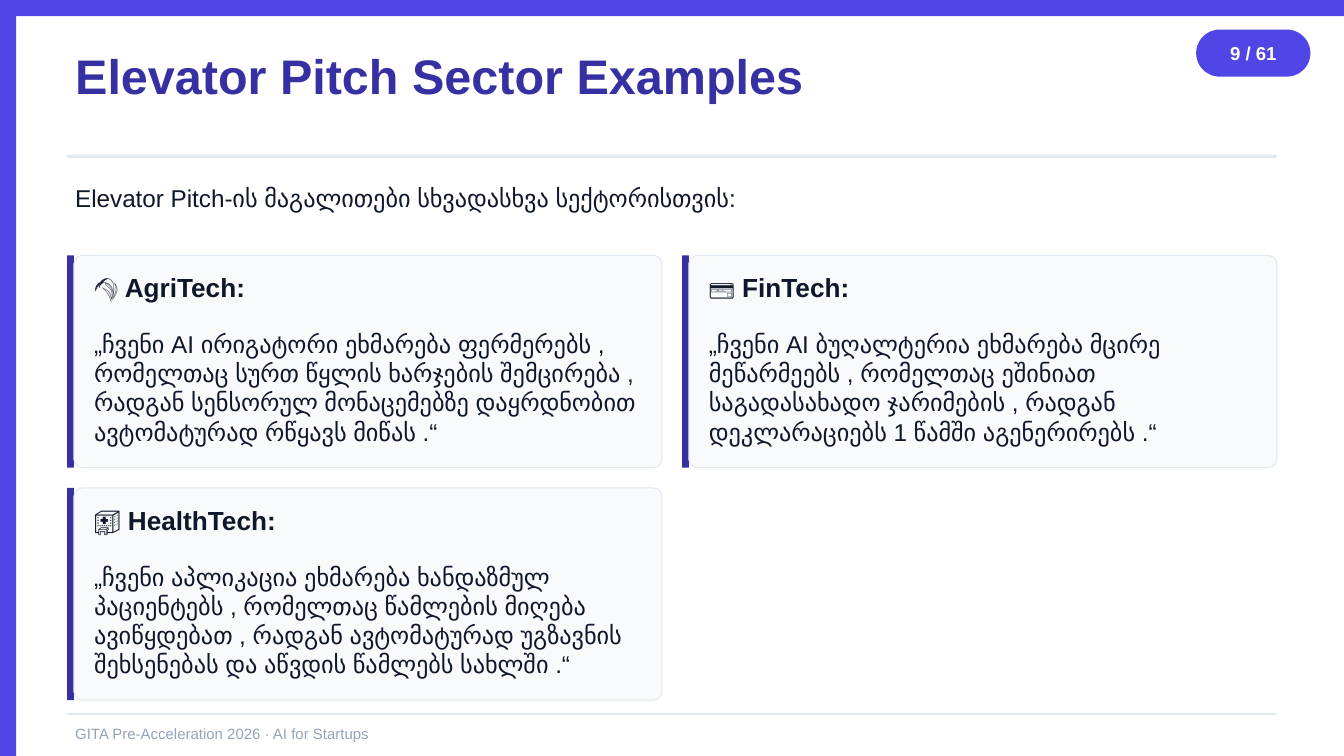
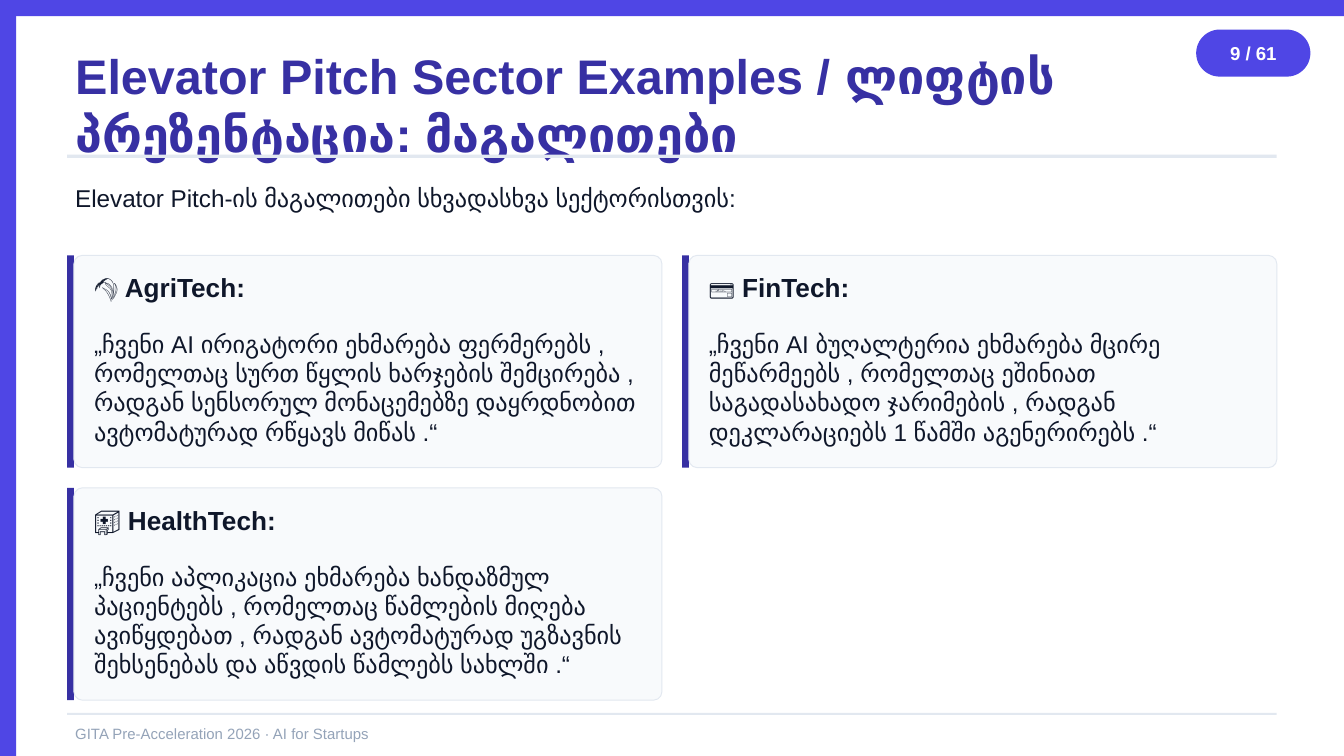
Before and after one commit to basilaia123/ai2026, a slide deck: slide 9 of GITA/Pre-Acceleration/2026-5h-AI-for-Startups/day1-slides.pptx. Drawn at 1344x756 pixels with LibreOffice and Linux fonts; fonts in the diff are those of the drawing. Boxes give left, top, right and bottom in pixels: in the first picture for what was removed or moved away, otherwise in the second. Text is boxed around its words. In the diff, an @@ line names an element or a change of style, - is before the commit and + after.

```diff
--- a/GITA/Pre-Acceleration/2026-5h-AI-for-Startups/day1-slides.pptx
+++ b/GITA/Pre-Acceleration/2026-5h-AI-for-Startups/day1-slides.pptx
@@ text at [75, 54, 1055, 162]: text changed @@
-Elevator Pitch Sector Examples
+Elevator Pitch Sector Examples / ლიფტის პრეზენტაცია: მაგალითები
```
Also in this commit, not shown: 29 other slides changed, 3 other files.
